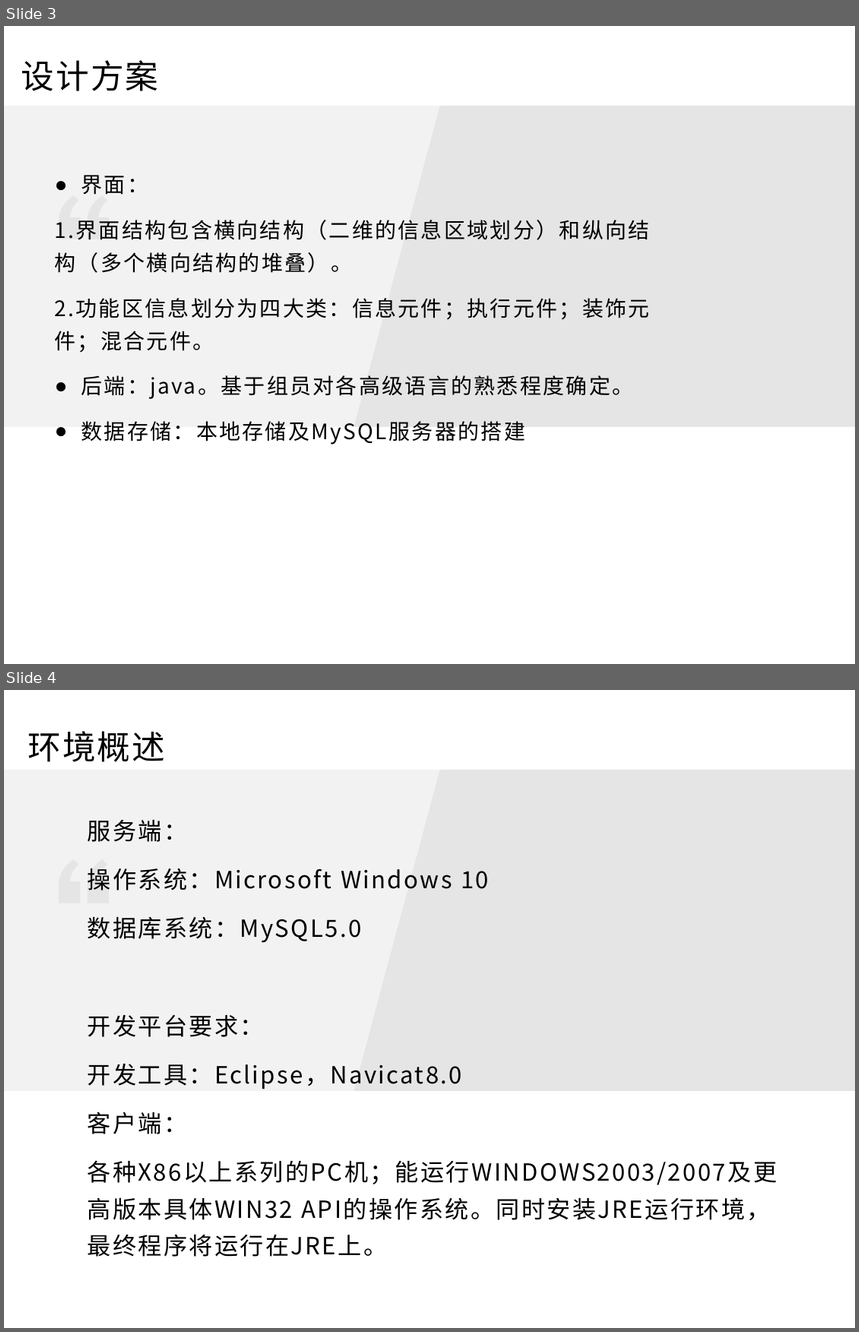
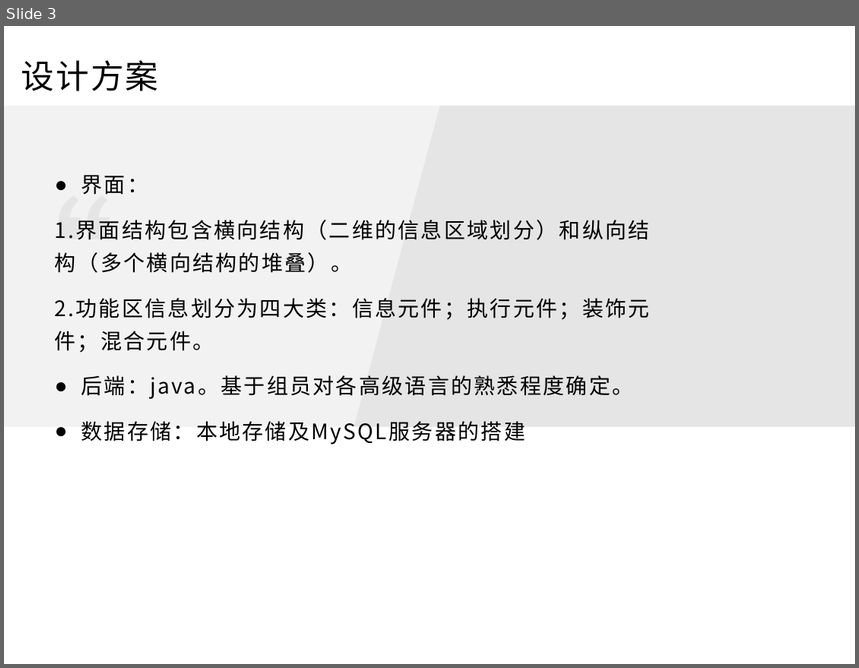
Before and after one commit to agukl/tankWar, a slide deck: 总体设计.pptx. Shown one above the other, each under a label of ours: slides 3 and 4 before the commit, slide 3 after it. The pictures are 859x1332 and 859x668 pixels, drawn with LibreOffice and Linux fonts; fonts in the diff are those of the drawing. Boxes give left, top, right and bottom in pixels: in the first picture for what was removed or moved away, otherwise in the second. Text is boxed around its words. In the diff, an @@ line names an element or a change of style, - is before the commit and + after.

```diff
--- a/总体设计.pptx
+++ b/总体设计.pptx
@@ slide 4 removed at <box>4,690,855,1328</box>, background #FFFFFF @@
@@ text removed at <box>28,731,165,762</box> @@
-环境概述
@@ rectangle removed at <box>4,770,855,1092</box> @@
@@ freeform shape removed at <box>354,770,855,1092</box> @@
@@ text removed at <box>88,820,778,1257</box> @@
-服务端：
-操作系统：Microsoft Windows 10
-数据库系统：MySQL5.0
-开发平台要求：
-开发工具：Eclipse，Navicat8.0
-客户端：
-各种X86以上系列的PC机；能运行WINDOWS2003/2007及更高版本具体WIN32 API的操作系统。同时安装JRE运行环境，最终程序将运行在JRE上。
@@ freeform shape removed at <box>59,859,80,904</box> @@
@@ freeform shape removed at <box>88,859,109,904</box> @@
```
Also in this commit, not shown: 2 slides changed, 1 other file.
